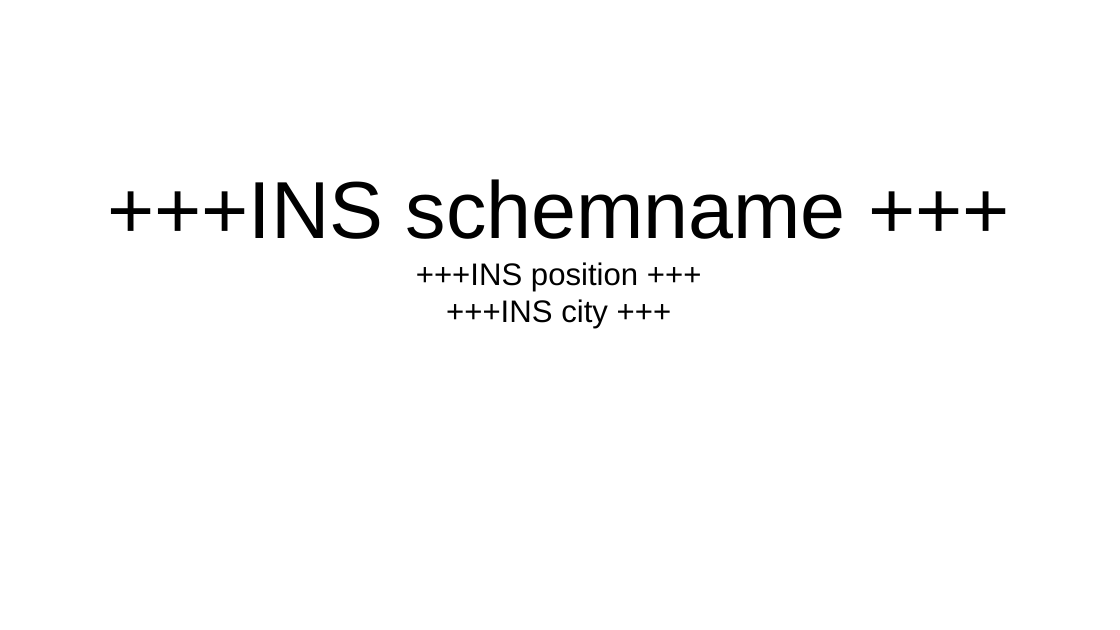
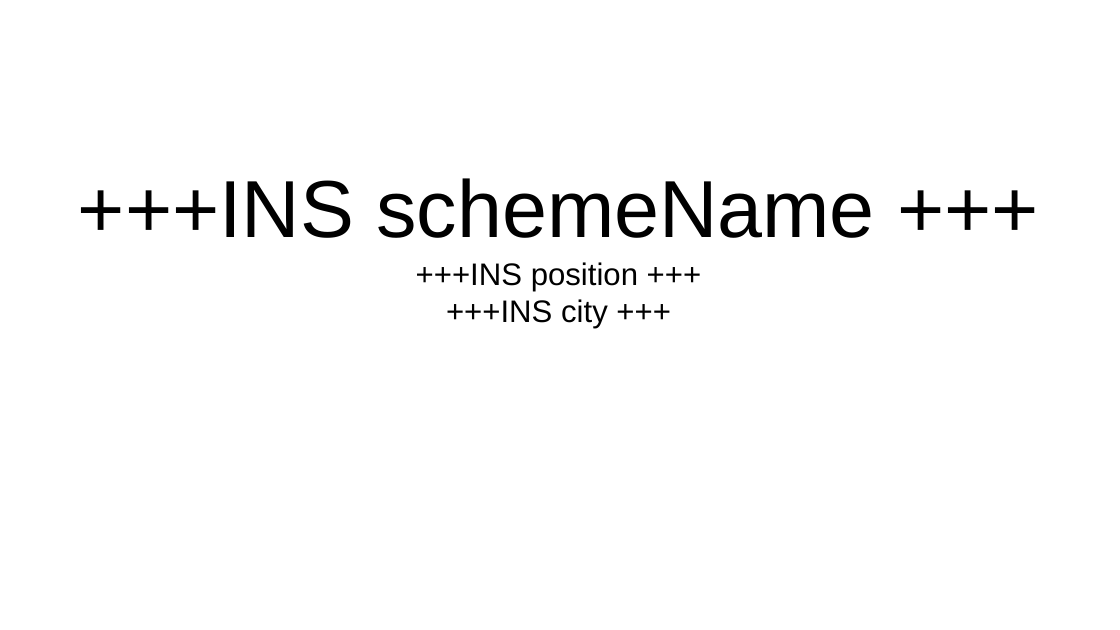
Before and after one commit to GayashanSameera/PythonPPTXGen, a slide deck: slide 1 of demo.pptx. Drawn at 1120x630 pixels with LibreOffice and Linux fonts; fonts in the diff are those of the drawing. Boxes give left, top, right and bottom in pixels: in the first picture for what was removed or moved away, otherwise in the second. Text is boxed around its words. In the diff, an @@ line names an element or a change of style, - is before the commit and + after.

```diff
--- a/demo.pptx
+++ b/demo.pptx
@@ text at (78, 178, 874, 328): text changed @@
-+++INS schemname +++
-+++INS position +++
-+++INS city +++
++++INS schemeName +++
++++INS position +++
++++INS city +++
```
Also in this commit, not shown: 14 other slides changed, 5 slides added, 3 other files.
